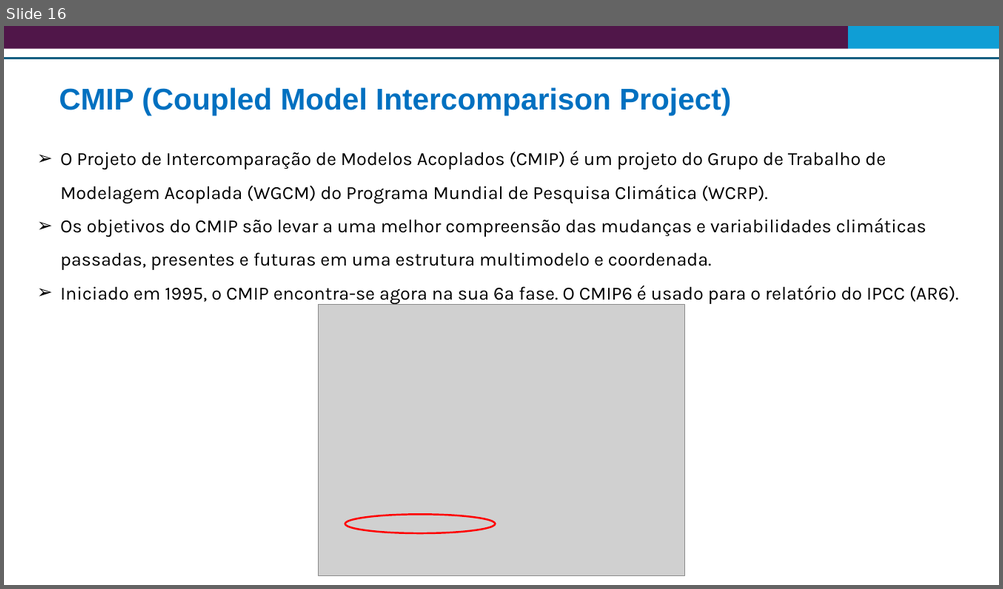
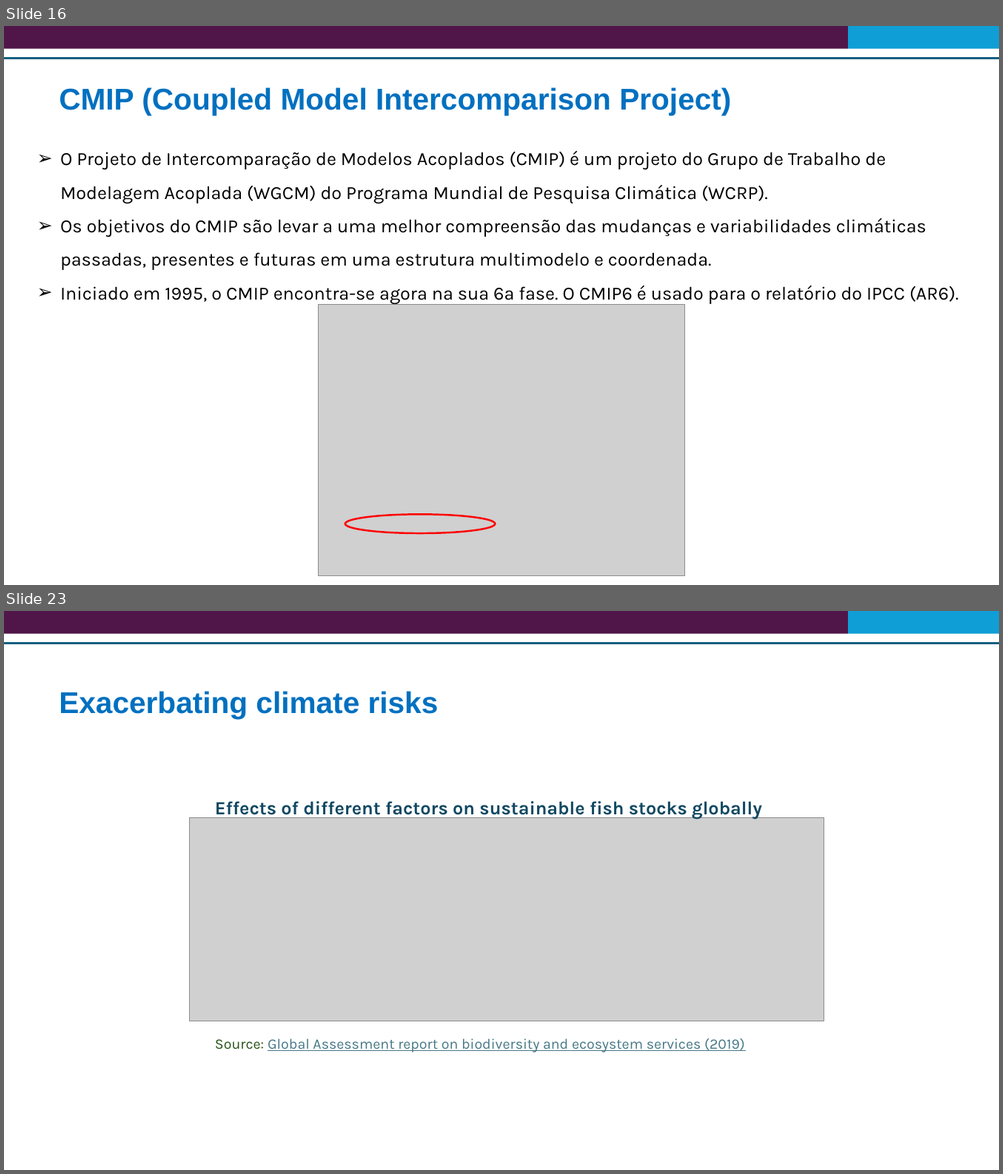
Before and after one commit to Risk-Team/trainings, a slide deck: STP/presentations/GCF and climate change adaptation concepts.pptx. Shown one above the other, each under a label of ours: slide 16 before the commit, slides 16 and 23 after it; the slides between them are not shown. The pictures are 1003x589 and 1003x1174 pixels, drawn with LibreOffice and Linux fonts; fonts in the diff are those of the drawing; grey boxes stand for pictures. Boxes give left, top, right and bottom in pixels: in the first picture for what was removed or moved away, otherwise in the second. Text is boxed around its words. In the diff, an @@ line names an element or a change of style, - is before the commit and + after.

```diff
--- a/STP/presentations/GCF and climate change adaptation concepts.pptx
+++ b/STP/presentations/GCF and climate change adaptation concepts.pptx
@@ slide 23 added at <box>4,611,999,1170</box>, background #FFFFFF @@
@@ rectangle added at <box>4,611,848,634</box>, fill #501649 @@
@@ rectangle added at <box>848,611,999,634</box>, fill #0F9ED5 @@
@@ line added from (4, 643) to (999, 643), #156082 2.25 pt @@
@@ title added at <box>59,691,438,718</box>, 29 pt, text #0070C0, bold @@
+Exacerbating climate risks
@@ text added at <box>215,801,762,820</box>, 18 pt, text #104862, bold @@
+Effects of different factors on sustainable fish stocks globally
@@ picture added at <box>190,818,824,1022</box> @@
@@ text added at <box>215,1039,745,1053</box>, 14 pt, text #467886, underline @@
+Source: Global Assessment report on biodiversity and ecosystem services (2019)
```
Also in this commit, not shown: 1 slide changed, 8 other slides added.
